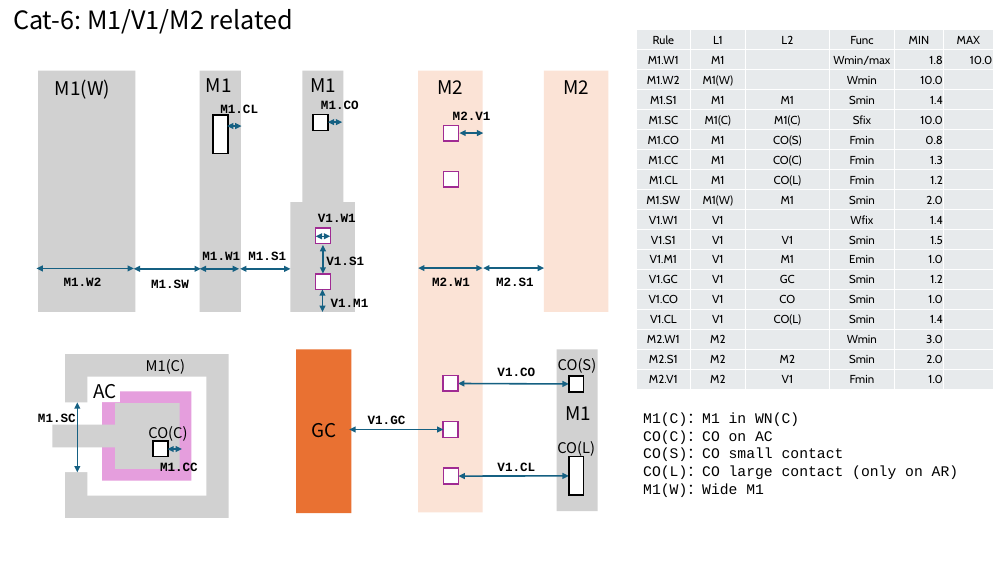
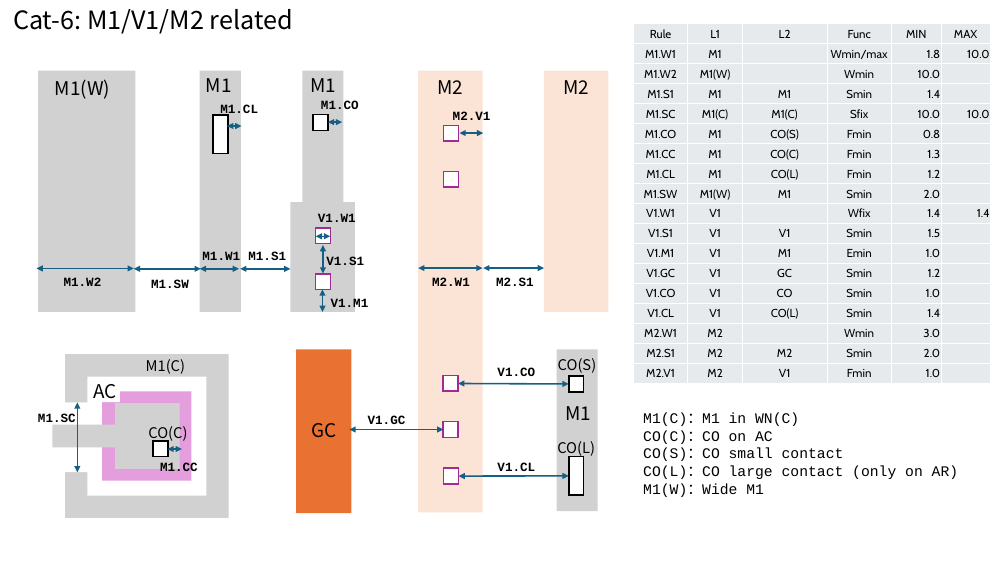
Before and after one commit to d-m-bailey/TR-1um, a slide deck: slide 8 of Document/TR-1um_DRC_summary.pptx. Drawn at 1008x567 pixels with LibreOffice and Linux fonts; fonts in the diff are those of the drawing. Boxes give left, top, right and bottom in pixels: in the first picture for what was removed or moved away, otherwise in the second. Text is boxed around its words. In the diff, an @@ line names an element or a change of style, - is before the commit and + after.

```diff
--- a/Document/TR-1um_DRC_summary.pptx
+++ b/Document/TR-1um_DRC_summary.pptx
@@ table at (x1=634, y1=23, x2=990, y2=383) @@
-row 5, column 6: 
+row 5, column 6: 10.0
-row 10, column 6: 
+row 10, column 6: 1.4
@@ table moved from (x1=636, y1=29, x2=992, y2=389) to (x1=634, y1=23, x2=990, y2=383) @@
```
Also in this commit, not shown: 6 other slides changed, 3 other files.
